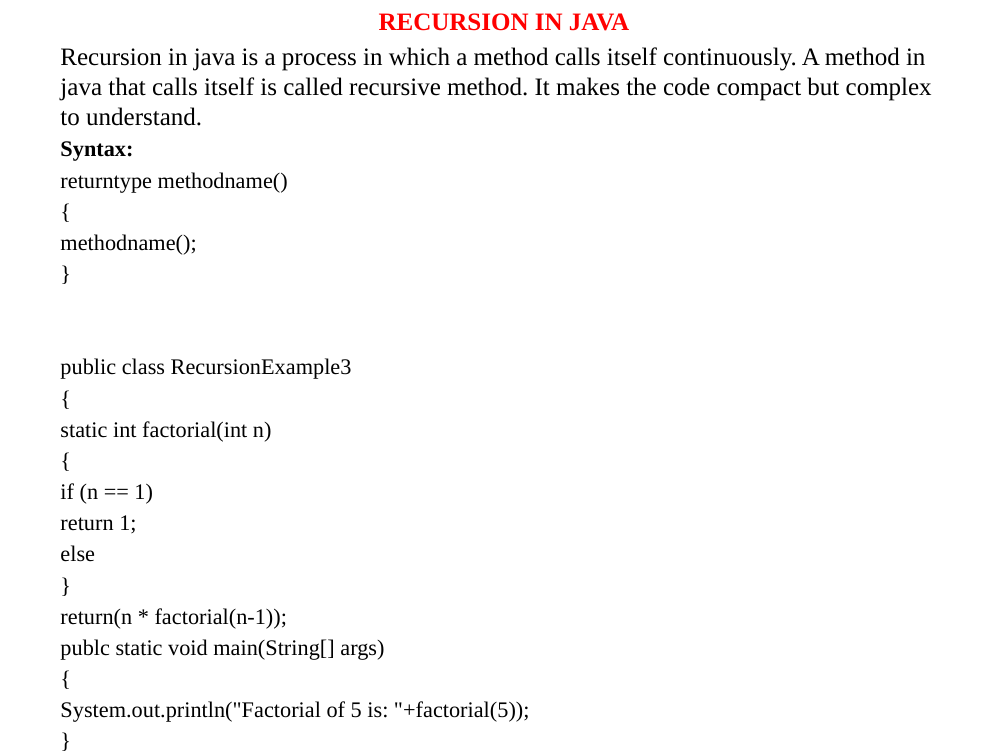
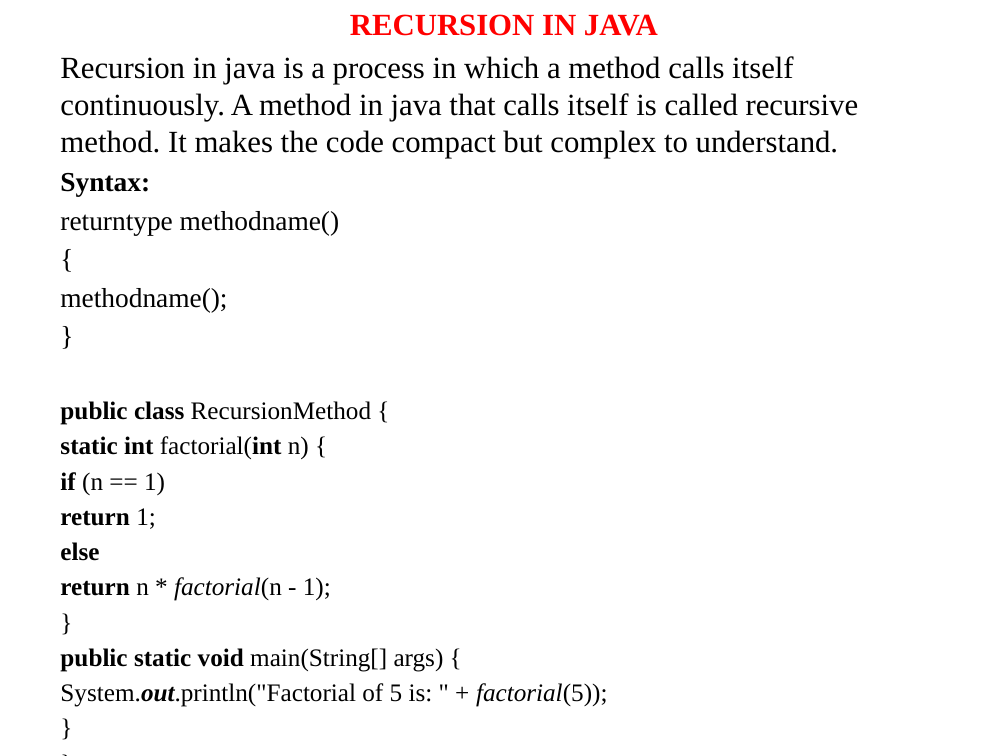
Before and after one commit to anvesh1987/Java-Programs-CSE-G, a slide deck: slide 197 of UNIT - I.pptx. Drawn at 1008x756 pixels with LibreOffice and Linux fonts; fonts in the diff are those of the drawing. Boxes give left, top, right and bottom in pixels: in the first picture for what was removed or moved away, otherwise in the second. Text is boxed around its words. In the diff, an @@ line names an element or a change of style, - is before the commit and + after.

```diff
--- a/UNIT - I.pptx
+++ b/UNIT - I.pptx
@@ text at (60, 14, 859, 561): size 17.9 to 22 pt in "RECURSION IN JAVA", "Recursion in java is a process in ..."; size 15.9 to 19.6 pt in "Syntax:", "returntype methodname()", "{", "methodname();" and 1 more places; size 15.9 to 18 pt in "if (n == 1)", "return 1;", "else", "}" and 2 more places; bold on in "if", "return", "else" @@
@@ text at (60, 401, 371, 459): text changed; size 15.9 to 18 pt @@
-public class RecursionExample3
-{
-static int factorial(int n)
-{
+public class RecursionMethod {
+static int factorial(int n) {
@@ text at (60, 577, 331, 601): paragraph added @@
+return n * factorial(n - 1);
@@ text at (60, 648, 607, 707): text changed; size 15.9 to 18 pt @@
-return(n * factorial(n-1));
-publc static void main(String[] args)
-{
-System.out.println("Factorial of 5 is: "+factorial(5));
+public static void main(String[] args) {
+System.out.println("Factorial of 5 is: " + factorial(5));
```
Also in this commit, not shown: 2 other slides changed, 8 other files.
